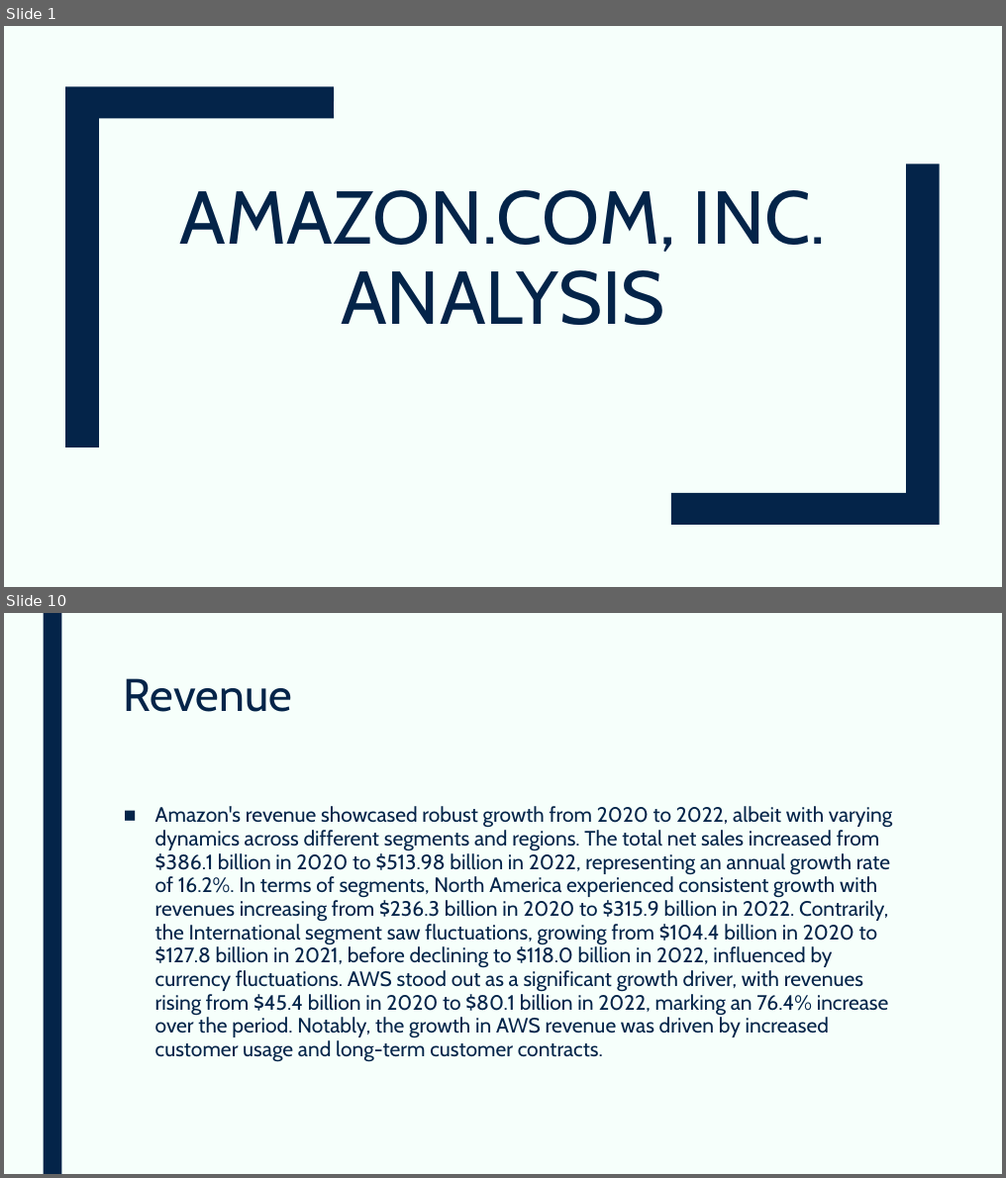
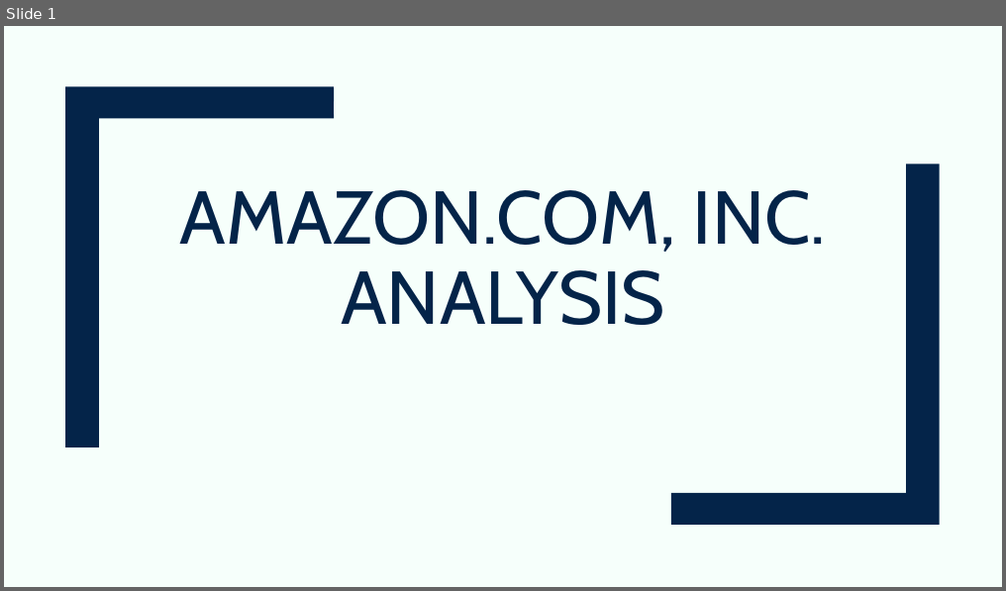
Before and after one commit to devangovind/AMUCLDISS, a slide deck: fastapi-backend/app/pres/output.pptx. Shown one above the other, each under a label of ours: slides 1 and 10 before the commit, slide 1 after it; the slides between them are not shown. The pictures are 1006x1178 and 1006x591 pixels, drawn with LibreOffice and Linux fonts; fonts in the diff are those of the drawing. Boxes give left, top, right and bottom in pixels: in the first picture for what was removed or moved away, otherwise in the second. Text is boxed around its words. In the diff, an @@ line names an element or a change of style, - is before the commit and + after.

```diff
--- a/fastapi-backend/app/pres/output.pptx
+++ b/fastapi-backend/app/pres/output.pptx
@@ slide 10 removed at [4, 613, 1002, 1174], background #F6FFFB @@
@@ rectangle removed at [43, 613, 61, 1174] @@
@@ title removed at [124, 678, 292, 712] @@
-Revenue
@@ text removed at [155, 806, 892, 1062] @@
-■ Amazon's revenue showcased robust growth from 2020 to 2022, albeit with varying dynamics across different segments and regions. The total net sales increased from $386.1 billion in 2020 to $513.98 billion in 2022, representing an annual growth rate of 16.2%. In terms of segments, North America experienced consistent growth with revenues increasing from $236.3 billion in 2020 to $315.9 billion in 2022. Contrarily, the International segment saw fluctuations, growing from $104.4 billion in 2020 to $127.8 billion in 2021, before declining to $118.0 billion in 2022, influenced by currency fluctuations. AWS stood out as a significant growth driver, with revenues rising from $45.4 billion in 2020 to $80.1 billion in 2022, marking an 76.4% increase over the period. Notably, the growth in AWS revenue was driven by increased customer usage and long-term customer contracts.
```
Also in this commit, not shown: 7 slides changed, 6 other slides removed, 7 other files.
